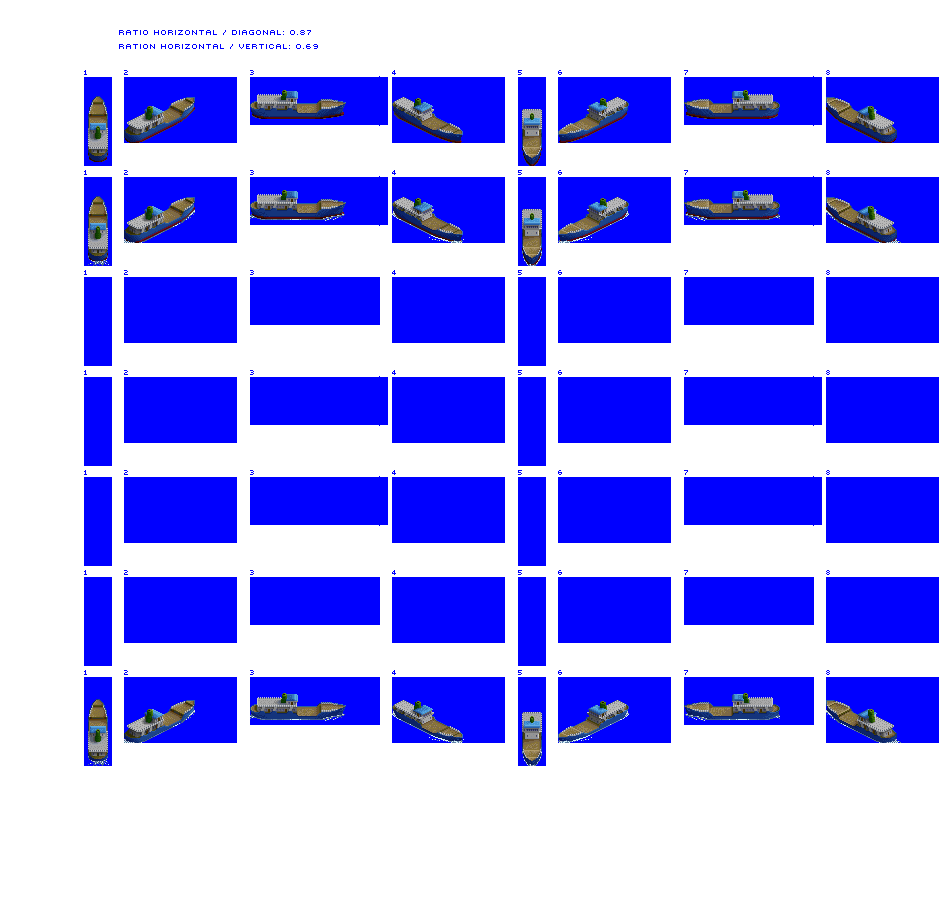
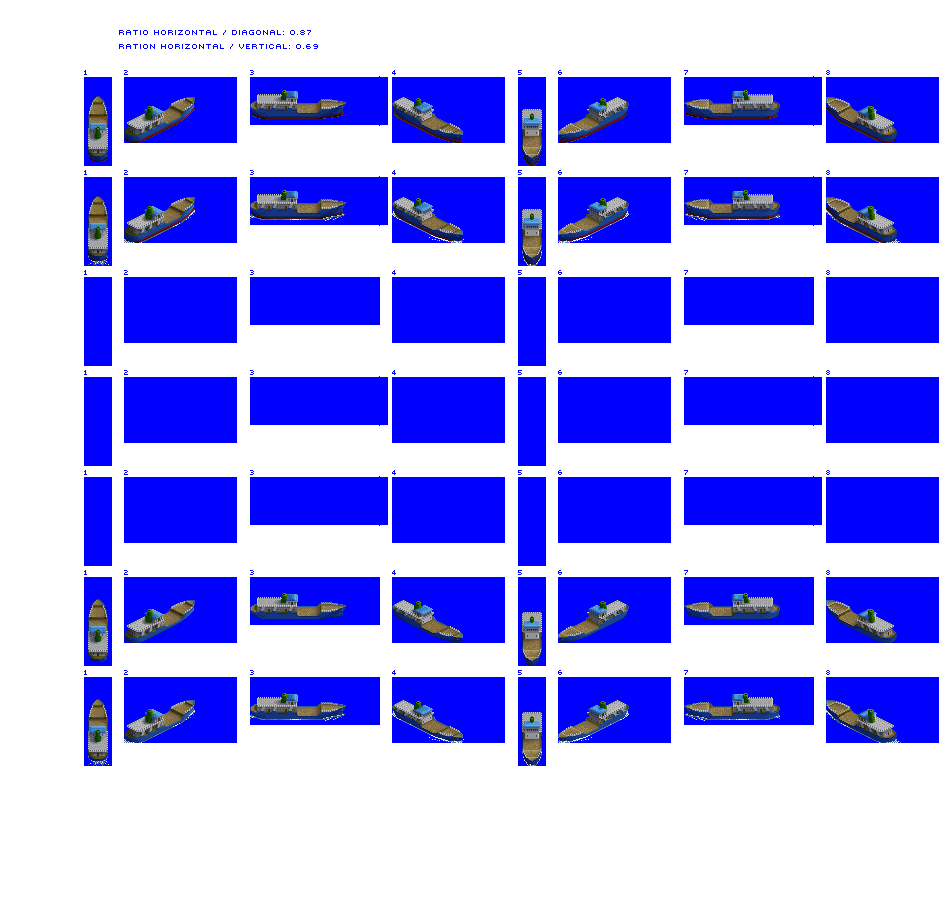
Layer changes from the first 950×900 image to the second:
painted on "Island Trader loaded" over left=88, top=593, right=897, bottom=666
